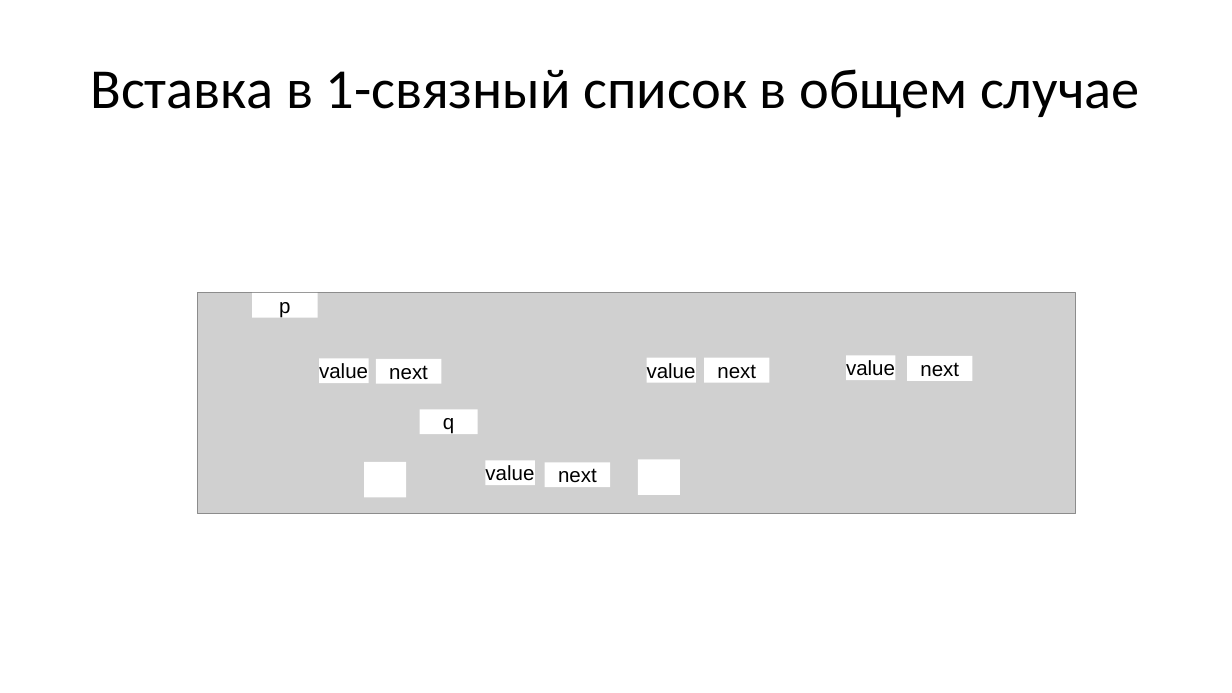
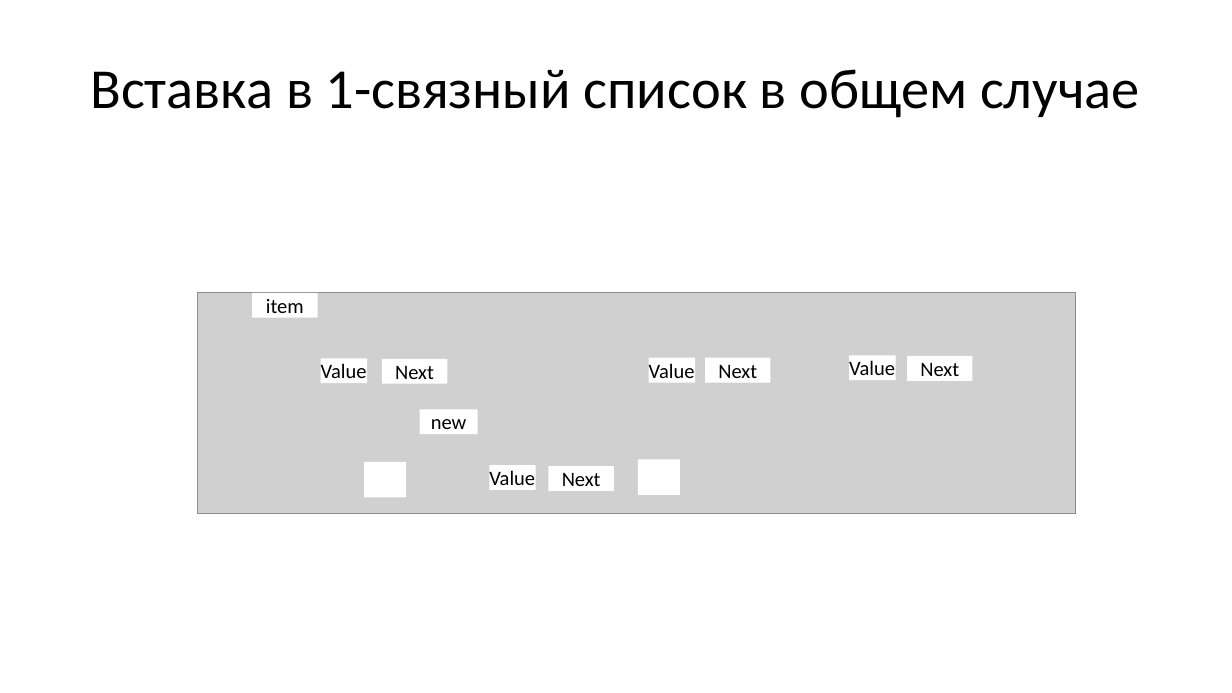
Before and after one commit to Evgueni-Petrov-aka-espetrov/Algorithms-and-Programming-in-C-pptx, a slide deck: slide 81 of 08 Списки.pptx (slide 19 before the commit). Drawn at 1232x693 pixels with LibreOffice and Linux fonts; fonts in the diff are those of the drawing; grey boxes stand for pictures. Boxes give left, top, right and bottom in pixels: in the first picture for what was removed or moved away, otherwise in the second. Text is boxed around its words. In the diff, an @@ line names an element or a change of style, - is before the commit and + after.

```diff
--- a/08 Списки.pptx
+++ b/08 Списки.pptx
@@ text in rectangle at (x1=266, y1=299, x2=304, y2=319): text changed; font Arial to Calibri @@
-p
+item
@@ rectangle "Next" moved from (x1=376, y1=359, x2=442, y2=384) to (x1=382, y1=359, x2=447, y2=384) @@
@@ text in rectangle at (x1=321, y1=363, x2=367, y2=384): text changed; font Arial to Calibri @@
-value
+Value
@@ text in rectangle at (x1=395, y1=366, x2=434, y2=385): text changed; font Arial to Calibri @@
-next
+Next
@@ text in rectangle at (x1=649, y1=363, x2=695, y2=384): text changed; font Arial to Calibri @@
-value
+Value
@@ text in rectangle at (x1=718, y1=365, x2=757, y2=384): text changed; font Arial to Calibri @@
-next
+Next
@@ text in rectangle at (x1=849, y1=360, x2=895, y2=381): text changed; font Arial to Calibri @@
-value
+Value
@@ text in rectangle at (x1=920, y1=363, x2=959, y2=382): text changed; font Arial to Calibri @@
-next
+Next
@@ text in rectangle at (x1=431, y1=419, x2=466, y2=435): text changed; font Arial to Calibri @@
-q
+new
@@ rectangle "Value" moved from (x1=485, y1=460, x2=534, y2=485) to (x1=490, y1=465, x2=536, y2=490) @@
@@ text in rectangle at (x1=489, y1=470, x2=535, y2=491): text changed; font Arial to Calibri @@
-value
+Value
@@ rectangle "Next" moved from (x1=545, y1=462, x2=611, y2=487) to (x1=549, y1=466, x2=615, y2=491) @@
@@ text in rectangle at (x1=562, y1=473, x2=601, y2=492): text changed; font Arial to Calibri @@
-next
+Next
```
Also in this commit, not shown: 30 other slides changed, 105 slides added, 3 slides removed.
